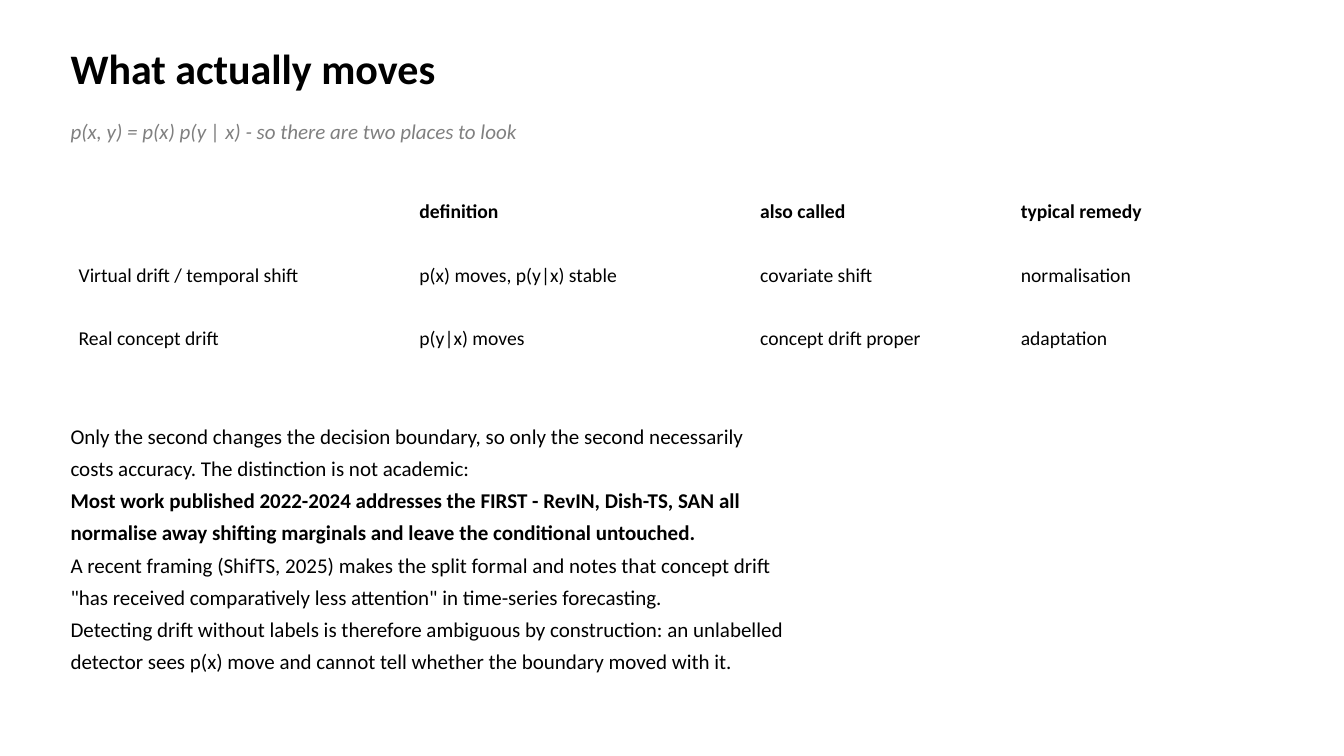
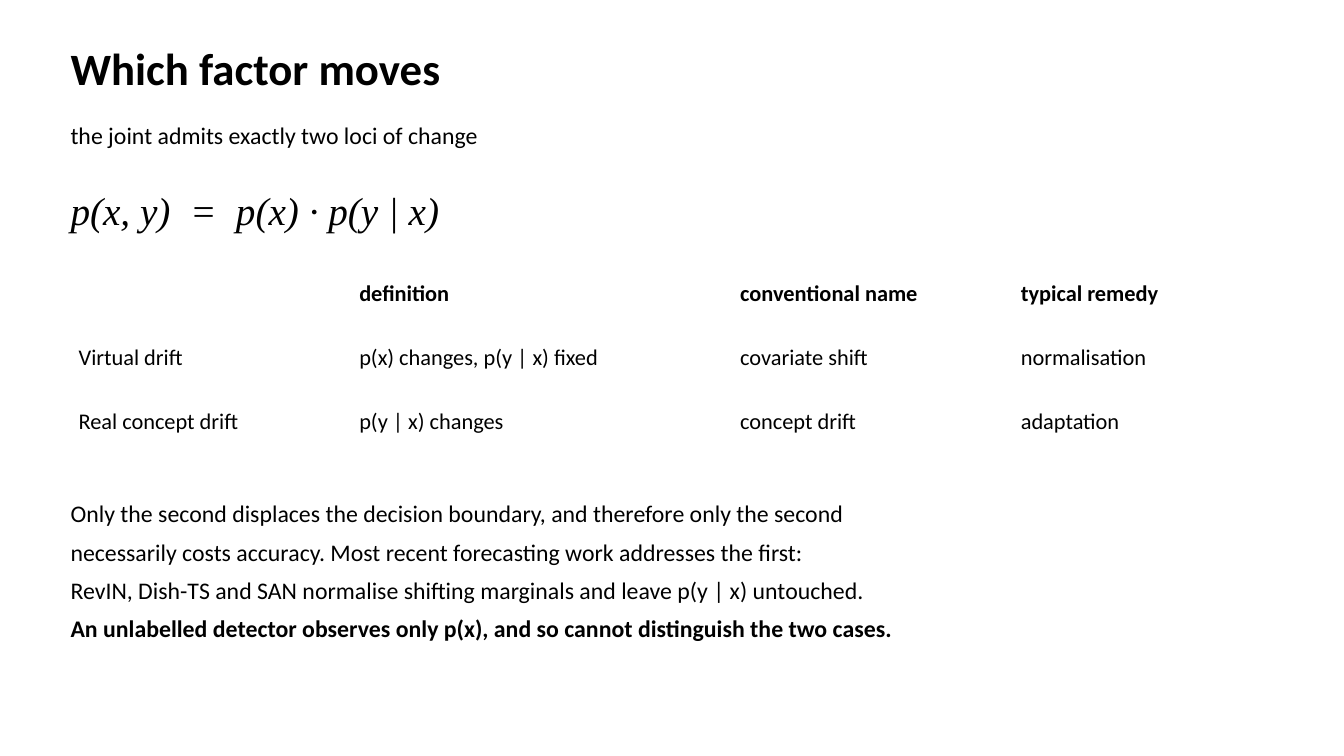
Before and after one commit to phuong0111/time-series-research, a slide deck: slide 6 of data-drift/seminar.pptx. Drawn at 1344x756 pixels with LibreOffice and Linux fonts; fonts in the diff are those of the drawing. Boxes give left, top, right and bottom in pixels: in the first picture for what was removed or moved away, otherwise in the second. Text is boxed around its words. In the diff, an @@ line names an element or a change of style, - is before the commit and + after.

```diff
--- a/data-drift/seminar.pptx
+++ b/data-drift/seminar.pptx
@@ text at (71, 53, 441, 86): text changed; size 30 to 32 pt @@
-What actually moves
+Which factor moves
@@ text at (71, 127, 477, 148): text changed; size 15 to 17 pt; text colour #808080 to #000000; italic off @@
-p(x, y) = p(x) p(y | x) - so there are two places to look
+the joint admits exactly two loci of change
@@ text added at (71, 198, 439, 233), 28 pt, text #000000, italic @@
+p(x, y) = p(x) · p(y | x)
@@ table at (71, 277, 1273, 469) @@
-row 1, column 3: also called
+row 1, column 3: conventional name
-row 2, column 1: Virtual drift / temporal shift
+row 2, column 1: Virtual drift
-row 2, column 2: p(x) moves, p(y|x) stable
+row 2, column 2: p(x) changes, p(y | x) fixed
-row 3, column 2: p(y|x) moves
+row 3, column 2: p(y | x) changes
-row 3, column 3: concept drift proper
+row 3, column 3: concept drift
@@ size 14 to 16 pt in "definition", "typical remedy", "covariate shift", "normalisation" and 2 more places @@
@@ table: place and size @@
-table at (71, 197, 1274, 388)
+table at (71, 277, 1273, 469)
@@ text at (71, 505, 892, 641): text changed; size 15 to 17 pt @@
-Only the second changes the decision boundary, so only the second necessarily
-costs accuracy. The distinction is not academic:
-Most work published 2022-2024 addresses the FIRST - RevIN, Dish-TS, SAN all
-normalise away shifting marginals and leave the conditional untouched.
-A recent framing (ShifTS, 2025) makes the split formal and notes that concept drift
-"has received comparatively less attention" in time-series forecasting.
-Detecting drift without labels is therefore ambiguous by construction: an unlabelled
-detector sees p(x) move and cannot tell whether the boundary moved with it.
+Only the second displaces the decision boundary, and therefore only the second
+necessarily costs accuracy. Most recent forecasting work addresses the first:
+RevIN, Dish-TS and SAN normalise shifting marginals and leave p(y | x) untouched.
+An unlabelled detector observes only p(x), and so cannot distinguish the two cases.
```
Also in this commit, not shown: 23 other slides changed, 3 slides added, 3 slides removed, 1 other file.
